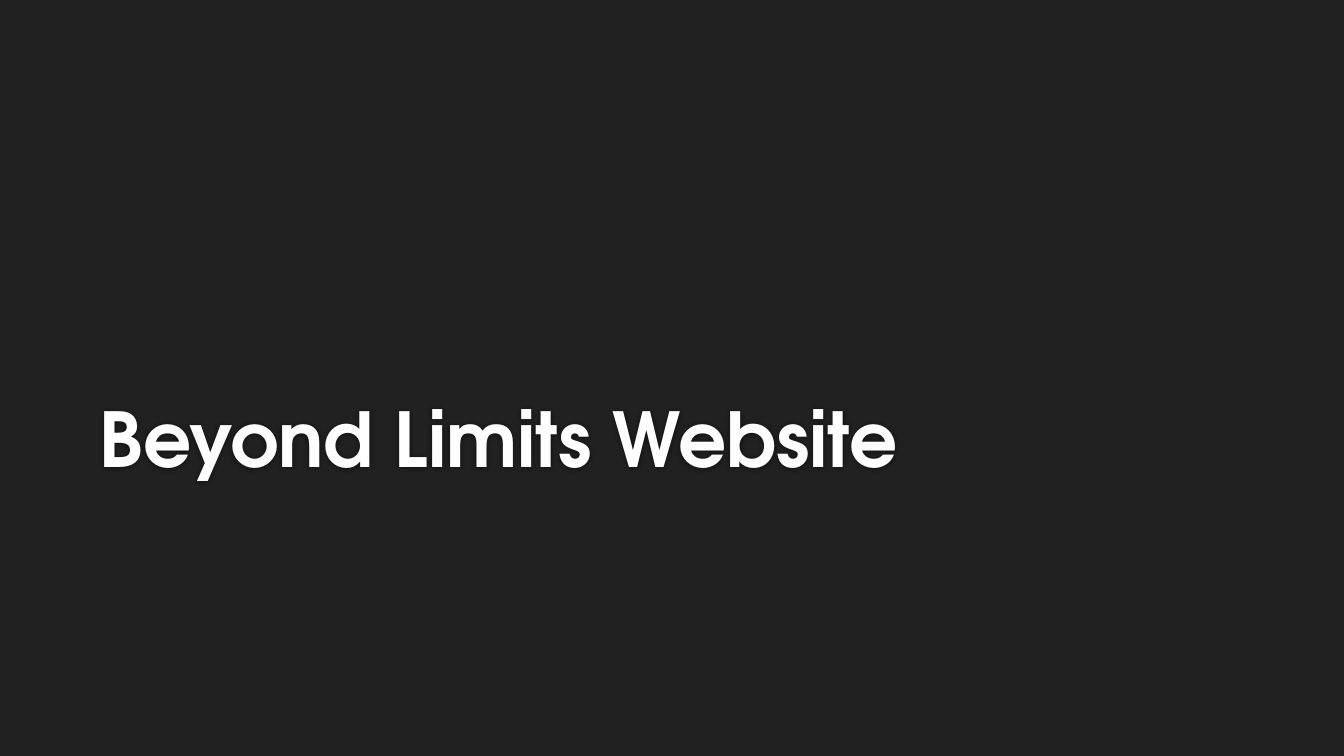
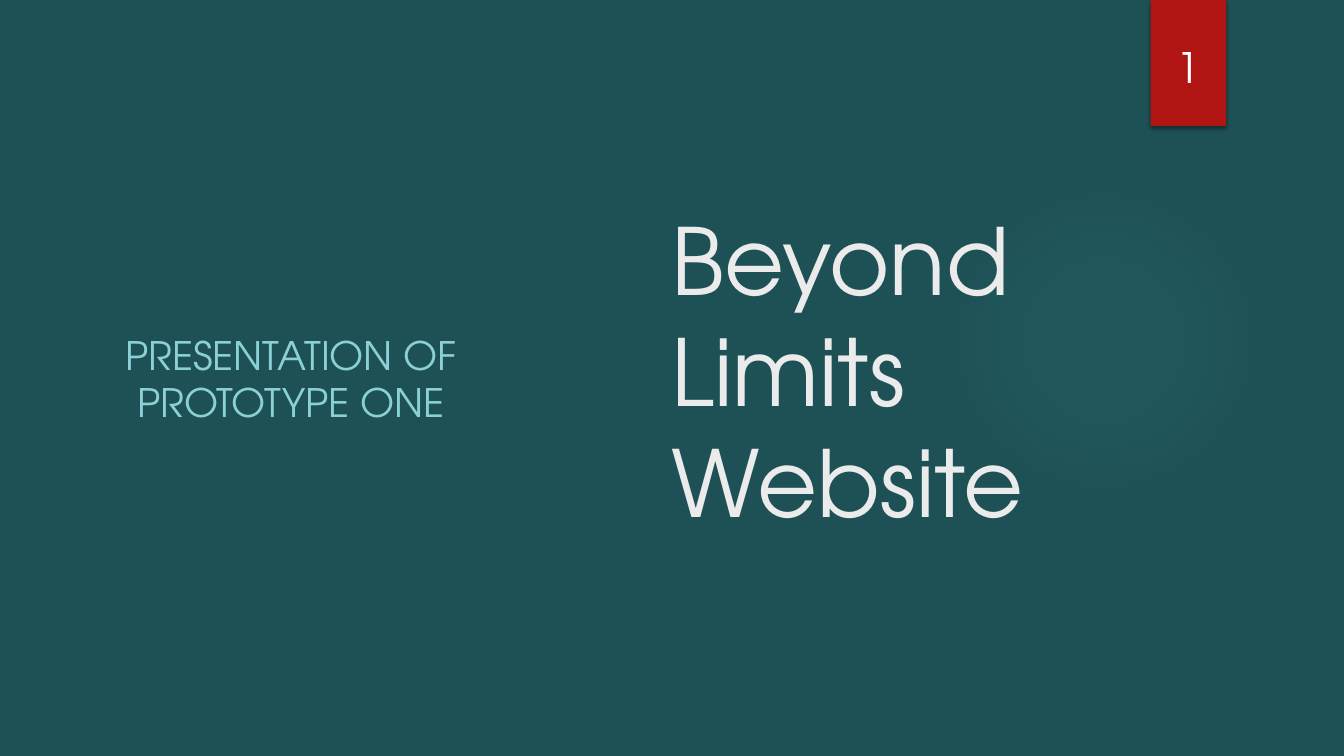
Before and after one commit to ChristosCM/BeyondLimits, a slide deck: slide 1 of Prototype/Beyond Limits Website.pptx. Drawn at 1344x756 pixels with LibreOffice and Linux fonts; fonts in the diff are those of the drawing; background and template pictures are left out. Boxes give left, top, right and bottom in pixels: in the first picture for what was removed or moved away, otherwise in the second. Text is boxed around its words. In the diff, an @@ line names an element or a change of style, - is before the commit and + after.

```diff
--- a/Prototype/Beyond Limits Website.pptx
+++ b/Prototype/Beyond Limits Website.pptx
@@ background #212121 to #1E5155 @@
@@ rectangle added at (x1=1150, y1=0, x2=1226, y2=126), fill #B01513 @@
@@ text added at (x1=1177, y1=52, x2=1200, y2=83), 30 pt, text #FFFFFF @@
+1
@@ title "Beyond Limits Website" moved from (x1=99, y1=409, x2=898, y2=481) to (x1=671, y1=226, x2=1023, y2=518) @@
@@ title "Beyond Limits Website" at (x1=671, y1=226, x2=1023, y2=518): size 54 to 66 pt, text colour #FEFEFE to #EBEBEB, bold off; vertical alignment bottom to middle @@
@@ ellipse added at (x1=949, y1=185, x2=1259, y2=495), fill gradient #50B9C1 @@
@@ subtitle added at (x1=125, y1=340, x2=457, y2=418), 28 pt, text #8AD0D6 @@
+PRESENTATION OF PROTOTYPE ONE
```
Also in this commit, not shown: 1 other slide changed, 6 slides added, 1 slide removed.
